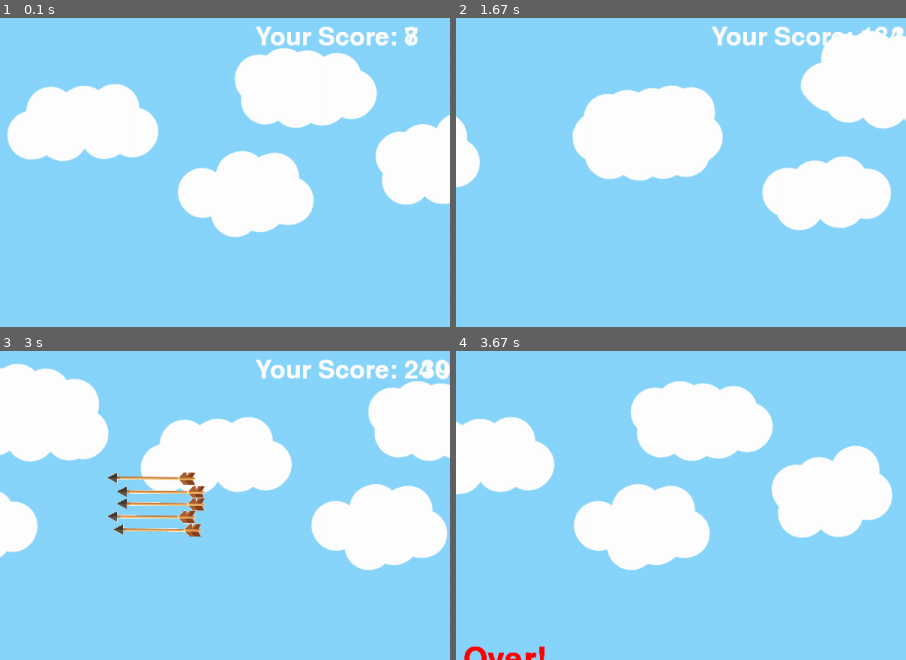
Above: before the commit, frames 1-4 (two rows, left to right).
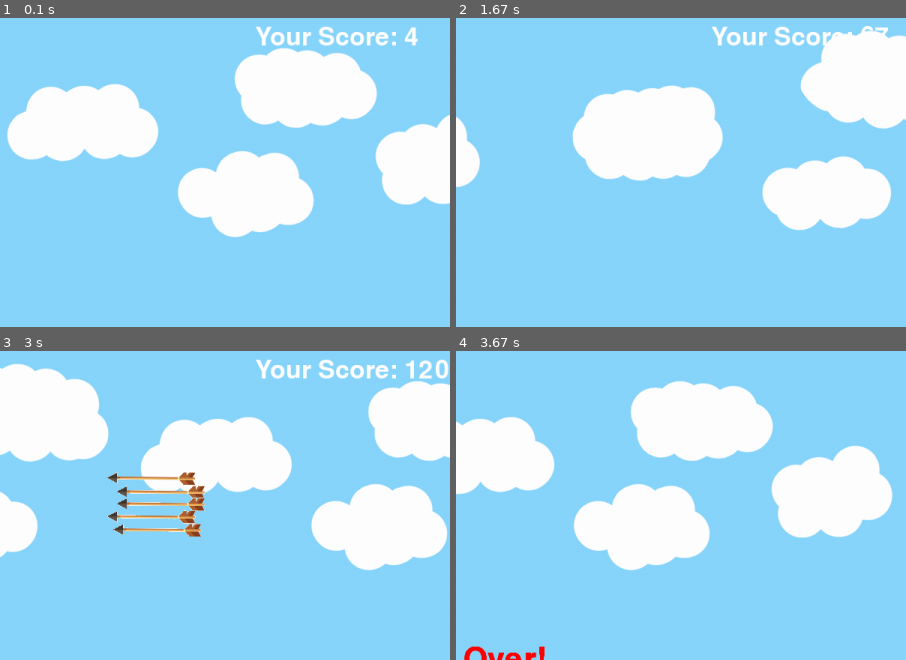
Above: after the commit, the same moments.

Repository: olincollege/Medieval-Mayhem
Game: pygame game, started from test_view.py
The game is run twice, just before and just after one commit, with the same random seed, the same clock (stepped at 60 frames per second) and the same inputs.
Inputs:
- Up to frame 1 (0.1 s): no input
- Up to frame 2 (1.67 s): tap S at 0.33 s; hold Up 0.67-1.13 s; hold Down 1.17-1.47 s; hold Up from 1.5 s (still down)
- Up to frame 3 (3 s): release Up at 1.87 s; hold Down 1.9-2.27 s; hold Up 2.3-2.6 s; hold Down 2.63-2.93 s; hold Up from 2.97 s (still down)
- Up to frame 4 (3.67 s): release Up at 3.33 s; hold Down from 3.37 s (still down)
The pictures show only the part of the screen within x 50-100%, y 0-50%; the shares and areas given below are measured in that part.

The runs differ from the first frame. In frame 1, 0.1% of the frame differs, in the area x 90-93%, y 2-10%; in frame 2, 0.1%; in frame 3, 0.3%, in the area x 90-100%, y 2-10%; in frame 4, nothing differs.

Commit message:
Add docstrings and comments

Diff:
--- a/background.py
+++ b/background.py
@@ -1,3 +1,6 @@
+"""
+File containing Background class
+"""
 import os
 import pygame
 
@@ -24,11 +27,14 @@
         bg_height: an int representing the height of the background image.
     """
 
-    # Class-level attributes for the display window and animation
-    frame_width = 1200  # Width of the display window
-    frame_height = 825  # Height of the display window
-    frames_per_second = 40  # Number of frames per second for the animation
-    ani = 10000  # Total time duration for the animation
+    # Width of display window
+    frame_width = 1200
+    # Height of display window
+    frame_height = 825
+    # Number of frames per second for animation
+    frames_per_second = 40
+    # Total animation frame duration
+    ani = 10000
 
     # Create a display window using Pygame
     world = pygame.display.set_mode([frame_width, frame_height])
--- a/model.py
+++ b/model.py
@@ -1,3 +1,6 @@
+"""
+File containing Model class
+"""
 import pygame
 from background import Background
 from obstacle import Castle
@@ -9,89 +12,151 @@
 
 class DragonModel:
     """
-    Docstring
+    This is the model class for the dragon. It
+
+    Attributes:
+        steps: an integer representing how far up and down the dragon goes
+        when the up/down keys are pressed
+        player: an instance of the Player class
+        castle: an instance of the Castle class
+        arrows: an instance of the Arrows class
+        endscreen: an instance of the EndScreen class
     """
 
     steps = 10
-    # collision = False
-    player = Player()  # spawn player
-    obstacle = Castle(0, 0, 100, 100)
+    # Spawn the dragon
+    player = Player()
+    castle = Castle(0, 0, 100, 100)
     arrows = Arrows(0, 0)
     endscreen = EndScreen(Background.frame_width, Background.frame_height)
 
-    # def __init__(self, player, background, tower1, tower2, tower3):
     def __init__(self):
+        """
+        Initialize an instance of the DragonModel class
+        """
         self.score = 0
         self.position = 0
         self.clock = pygame.time.Clock()
         self.frame_count = 0
         self.arrows_frame_count = 0
         self.player_done = False
-        # spawn player
 
     def background(self):
-        # background = self.player.Background()
+        """
+        This method causes the background to scroll to the left by self.steps
+        units
+        """
 
-        # bg_x = 0  # rename to positon
-        # clock = pygame.time.Clock()
+        # Move the position of the background self.steps units to the left
         self.position -= self.steps
+
+        # Reset the position to zero if the position is less than the negative
+        # of the background width
         if self.position < -Background.bg_width:
             self.position = 0
+
+        # Draw the background on the screen
         Background.world.blit(Background.background_image, (self.position, 0))
         Background.world.blit(
             Background.background_image, (self.position + Background.bg_width, 0)
         )
 
     def add_dragon(self):
-        self.player.rect.x = 50  # go to x
-        self.player.rect.y = 0  # go to y
+        """
+        This method initializes the position of the dragon and adds
+        it to the player list
+        """
+        self.player.rect.x = 50
+        self.player.rect.y = 0
         Player.player_list.add(self.player)
 
     def update_dragon(self):
+        """
+        This method moves the dragon when the up and down arrow keys are pressed
+        """
+
+        # Create an instance of Controller
         control = Controller()
         control.controller(self.player, self.steps)
+
+        # Check the bounds to make sure the dragon does not go off the screen
         self.player.check_bounds(
             self.player, Background.frame_width, Background.frame_height
         )
         self.player.update()
 
+        # Draw the dragon onto the screen
         Player.player_list.draw(Background.world)
 
     def collision(self):
+        """
+        This method checks to see if a collision has occurred by checking to see if
+        the dragon has collided with any of the obstacle sprite groups. If it hasn't,
+        the score is updated and drawn onto the screen
+
+        Returns:
+            A Boolean representing whether there has been a collision or not
+        """
+        # Check to see if a collision has occurred
         if pygame.sprite.spritecollide(
             self.player, Castle.obstacle_list, False
         ) or pygame.sprite.spritecollide(self.player, Arrows.arrows_list, False):
             self.player_done = True
             return self.player_done
         else:
+            # Increment the score by one
             self.score += 1
+            # Set the font size
             font = pygame.font.Font(None, 50)
+            # Set the font color
             white = pygame.Color("white")
+            # Render the image to be a different type so it can be blitted on the screen
             score_image = font.render(f"Your Score: {self.score}", True, white)
+            # Blit the image on the screen
             Background.world.blit(score_image, (940, 10))
+            # Update the display
             pygame.display.update()
 
     def add_castle(self):
+        """
+        This method adds a castle every 90 frames
+        """
+        # Increase the frame count by one
         self.frame_count += 1
+
+        # If the frame count is 90, reset it to zero
         if self.frame_count == 90:
             self.frame_count = 0
-            self.obstacle.add_obstacle(
+
+            # Add the castle obstacle
+            self.castle.add_obstacle(
                 Background.frame_width, Background.frame_height, Castle.obstacle_list
             )
-
+        # Update obstacle_list to add the new castle
         Castle.obstacle_list.update()
         Castle.obstacle_list.draw(Background.world)
 
     def add_arrows(self):
+        """
+        This method adds arrows every 80 frames
+        """
+
+        # Increase the frame count by one
         self.arrows_frame_count += 1
+
+        # Reset the frame count to zero if the frame count is 80
         if self.arrows_frame_count == 80:
             self.arrows_frame_count = 0
+
+            # Add the arrow obstacle
             self.arrows.add_arrows(Background.frame_width, Arrows.arrows_list)
-
+        # Update obstacle_list to add the new arrow obstacle
         Arrows.arrows_list.update()
         Arrows.arrows_list.draw(Background.world)
 
     def end_screen(self):
-        if self.collision():
-            if self.endscreen.display():
-                self.add_dragon()
+        """
+        This method draws the endscreen if the player has lost
+        """
+        if self.endscreen.display():
+            self.add_dragon()
--- a/obstacle.py
+++ b/obstacle.py
@@ -15,38 +15,37 @@
     Represents a castle obstacle in the game.
 
     Attributes:
-        obstacle_list (pygame.sprite.Group): A group of all the castle obstacles in the game.
-
-    Methods:
-        __init__(self, x, y, width, height): Initializes a new Castle instance with the given x and y coordinates,
-            width, and height.
-        update(self): Updates the position of the castle by moving it to the left by the specified velocity.
-        add_obstacle(self, worldx, worldy, obstacle_list): Adds a new castle obstacle to the game with the given x and y
-            coordinates, width, and height, and adds it to the given obstacle list.
+        obstacle_list: A pygame Sprite group of all the castle obstacles in the game
     """
 
     obstacle_list = pygame.sprite.Group()
 
     def __init__(self, x, y, width, height):
         """
-        Initialize a new castle obstacle.
+        Create a new instance of the Castle object
 
-        Parameters:
-        - x: An int representing the x-coordinate of the castle's position
-        - y: An int representing the y-coordinate of the castle's position
-        - width: An int representing the width of the castle image
-        - height: An int represnting the height of the castle image
+        Args:
+            x: An int representing the x-coordinate of the castle's position
+            y: An int representing the y-coordinate of the castle's position
+            width: An int representing the width of the castle image
+            height: An int represnting the height of the castle image
         """
         super().__init__()
 
-        # Load the two different tower images and add them to the images list
+        # Create an images list to store all tower images
         self.images = []
+
+        # Load the tower images
         for i in range(1, 3):
             img = pygame.image.load(
                 os.path.join("images", "tower" + str(i) + ".png")
             ).convert()
+
+            # Set the tower background to be transparent
             img.set_colorkey(img.get_at((0, 0)))
             img = pygame.transform.scale(img, (width, height))
+
+            # Append the image into the image list
             self.images.append(img)
 
         # Choose one of the two images at random for the current image of the castle
@@ -58,7 +57,7 @@
         self.rect.y = y
 
         # Set the speed of the castle
-        self.velocity = 10  # change this value to control the speed of the obstacle
+        self.velocity = 10
 
     def update(self):
         """
@@ -71,11 +70,11 @@
         Add a new castle obstacle to the given obstacle_list.
 
         Args:
-            - worldx: An int representing the x-coordinate of the world
+            worldx: An int representing the x-coordinate of the world
             in which the obstacle will be placed
-            - worldy: An int representing the y-coordinate of the world
+            worldy: An int representing the y-coordinate of the world
             in which the obstacle will be placed
-            - obstacle_list: A pygame sprite group representing the list
+            obstacle_list: A pygame sprite group representing the list
             of obstacles to which the new obstacle will be added
         """
         width = 200
@@ -88,18 +87,11 @@
 
 class Arrows(pygame.sprite.Sprite):
     """
-    A class to represent an arrows obstacle in the game.
+    A class to create and position the arrow obstacles
 
     Attributes:
-    arrows_list: A pygame Sprite group containing all the Arrows objects in the game.
+        arrows_list: A pygame Sprite group containing all the Arrows objects in the game
 
-    Methods:
-    __init__(self, x, y):
-        Initialize a new Arrows object.
-    update(self):
-        Update the position of the Arrows object based on its velocity.
-    add_arrows(self, frame_width, arrows_list):
-        Create a new Arrows object and add it to the arrows_list.
     """
 
     # A Sprite group containing all the Arrows objects in the game.
@@ -110,24 +102,31 @@
         Initialize a new Arrows object.
 
         Args:
-            x: An int representing the x-coordinate of the Arrows object.
-            y: An int representing the y-coordinate of the Arrows object.
+            x: An int representing the x-coordinate of the Arrows object
+            y: An int representing the y-coordinate of the Arrows object
         """
         super().__init__()
 
-        # Load and scale the image for the Arrows object.
+        # Scale the image
         image_width = 200
         image_height = 150
+
+        # Load the image
         self.image = pygame.image.load(os.path.join("images", "arrows.png")).convert()
+
+        # Make the image background transparent
         self.image.set_colorkey(self.image.get_at((0, 0)))
+
         self.image = pygame.transform.scale(self.image, (image_width, image_height))
         # Set dimensions for rectangle that detects collisions
         rect_dimensions = 60
 
-        # Set the initial position of the Arrows object and generate a random velocity.
+        # Set the initial position of the Arrows object
         self.rect = self.image.get_rect()
         self.rect.x = x
         self.rect.y = y
+
+        # Generate a random speed for the arrows
         self.velocity = random.randint(20, 40)
 
         # Change dimensions and position of collision detection rectangle
@@ -138,9 +137,10 @@
 
     def update(self):
         """
-        Update the position of the Arrows object based on its velocity.
+        Update the position of the Arrows object based on its velocity
         """
-        # Move the Arrows object to the left based on its velocity.
+
+        # Move the Arrows object to the left based on its velocity
         self.rect.x -= self.velocity
 
     def add_arrows(self, frame_width, arrows_list):
@@ -148,15 +148,16 @@
         Create a new Arrows object and add it to the arrows_list.
 
         Args:
-            frame_width: An int representing the width of the game frame.
-            arrows_list: A sprite group containing all the Arrows objects in the game.
+            frame_width: An int representing the width of the game frame
+            arrows_list: A sprite group containing all the Arrows objects in the game
         """
-        # Generate a random width and height for the Arrows object and set its initial position.
+        # Generate a random width and height for the Arrows object
         width = random.randint(200, 400)
         height = random.randint(50, 250)
+
         x = frame_width + width
         y = height
 
-        # Create a new Arrows object and add it to the arrows_list.
+        # Create a new Arrows object and add it to the arrows_list
         obstacle = Arrows(x, y)
         arrows_list.add(obstacle)
--- a/player.py
+++ b/player.py
@@ -1,25 +1,16 @@
+"""
+File containing Player class
+"""
+
+import os
 import pygame
-import os
-
 
 class Player(pygame.sprite.Sprite):
     """
     A class to represent the player object.
 
     Attributes:
-    player_list: A pygame Sprite group containing all the Player objects in the game.
-
-    Methods:
-    __init__(self):
-        Initialize a new instance of the Player object.
-    control(self, x, y, z):
-        Control the movement of the Player object.
-    update(self):
-        Update the position of the Player object based on its velocity.
-    update_image(self):
-        Update the image of the Player object.
-    check_bounds(self, player, worldx, worldy):
-        Check if the Player object is within the game bounds.
+        player_list: A pygame Sprite group containing all the Player objects in the game
     """
 
     player_list = pygame.sprite.Group()
@@ -44,7 +35,8 @@
                 os.path.join("images", "DragonFly" + str(i) + ".png")
             ).convert()
             img.convert_alpha()  # Optimize alpha
-            img.set_colorkey(img.get_at((0, 0)))  # Set alpha
+            # Make the image background transparent
+            img.set_colorkey(img.get_at((0, 0)))
             self.images.append(img)
             self.image = self.images[0]
             self.rect = self.image.get_rect()
@@ -61,9 +53,9 @@
         Control the movement of the Player object.
 
         Args:
-            x: An int representing the x-coordinate of the Player object.
-            y: An int representing the y-coordinate of the Player object.
-            z: An int representing the z-coordinate of the Player object.
+            x: An int representing the x-coordinate of the Player object
+            y: An int representing the y-coordinate of the Player object
+            z: An int representing the z-coordinate of the Player object
         """
         self.movex += x
         self.movey += y
@@ -71,7 +63,7 @@
 
     def update(self):
         """
-        Update the position of the Player object based on its velocity.
+        Update the position of the Player object based on its velocity
         """
         # Update sprite position
         self.rect.x = self.rect.x + self.movex
@@ -89,7 +81,7 @@
 
     def update_image(self):
         """
-        Update the image of the Player object.
+        Update the image of the Player object
         """
         # Update sprite image
         self.current_image += 1
@@ -99,12 +91,12 @@
 
     def check_bounds(self, player, worldx, worldy):
         """
-        Check if the Player object is within the game bounds.
+        Check if the Player object is within the game bounds
 
         Args:
-            player: A Player object representing the player sprite.
-            worldx: An int representing the width of the game world.
-            worldy: An int representing the height of the game world.
+            player: A Player object representing the player sprite
+            worldx: An int representing the width of the game world
+            worldy: An int representing the height of the game world
         """
         # Check if the left edge of the player sprite is out of bounds, and adjust it if necessary
         if player.rect.left < 0:
--- a/test_view.py
+++ b/test_view.py
@@ -1,22 +1,41 @@
+"""
+File containing View class
+"""
+
 import pygame
-from player import Player as Pl
-from obstacle import Castle as Co
-from background import Background as Bg
-from controller import Controller
+# from player import Player as Pl
+# from obstacle import Castle as Co
+from background import Background
+# from controller import Controller
 from model import DragonModel
 
 
 pygame.init()
 
+# Create an instance of DragonModel
 dragon = DragonModel()
+
+# Draw the dragon onto the screen
 dragon.add_dragon()
+
+# Run the loop while player_done is False
 while not dragon.player_done:
+    # Draw the background
     dragon.background()
+
+    # Update the position of the dragon
     dragon.update_dragon()
+
+    # Add castles and arrows
     dragon.add_castle()
     dragon.add_arrows()
-    dragon.collision()
-    dragon.end_screen()
+
+    # Check if there is a collision
+    collision = dragon.collision()
+
+    # Move to the endscreen if a collision has occurred
+    if collision:
+        dragon.end_screen()
     pygame.display.flip()
-    dragon.clock.tick(Bg.frames_per_second)
+    dragon.clock.tick(Background.frames_per_second)
 pygame.quit()
